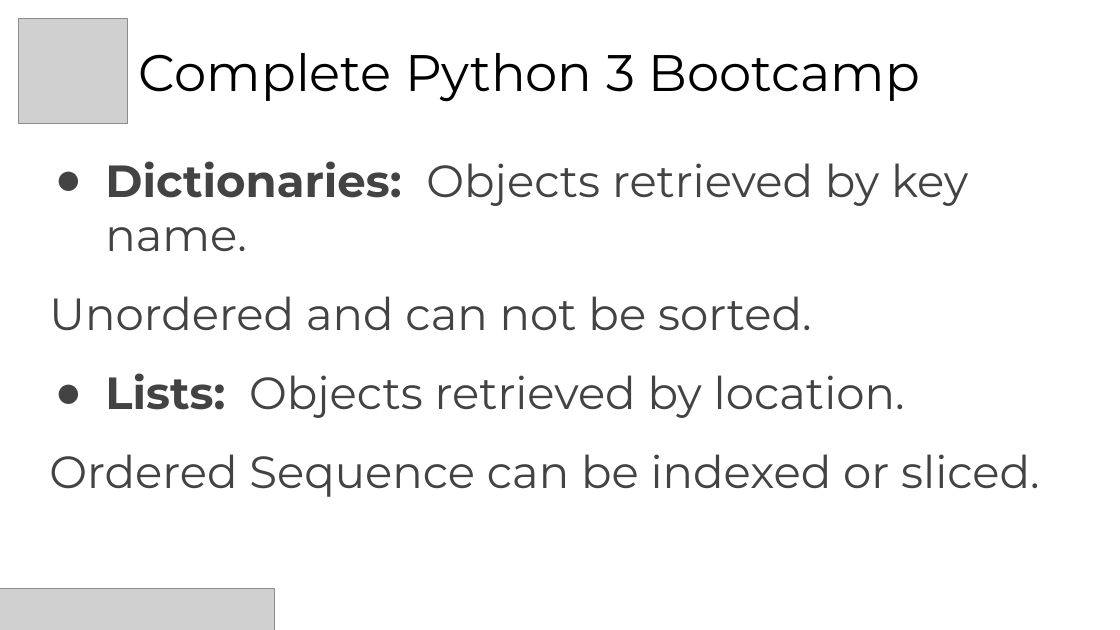
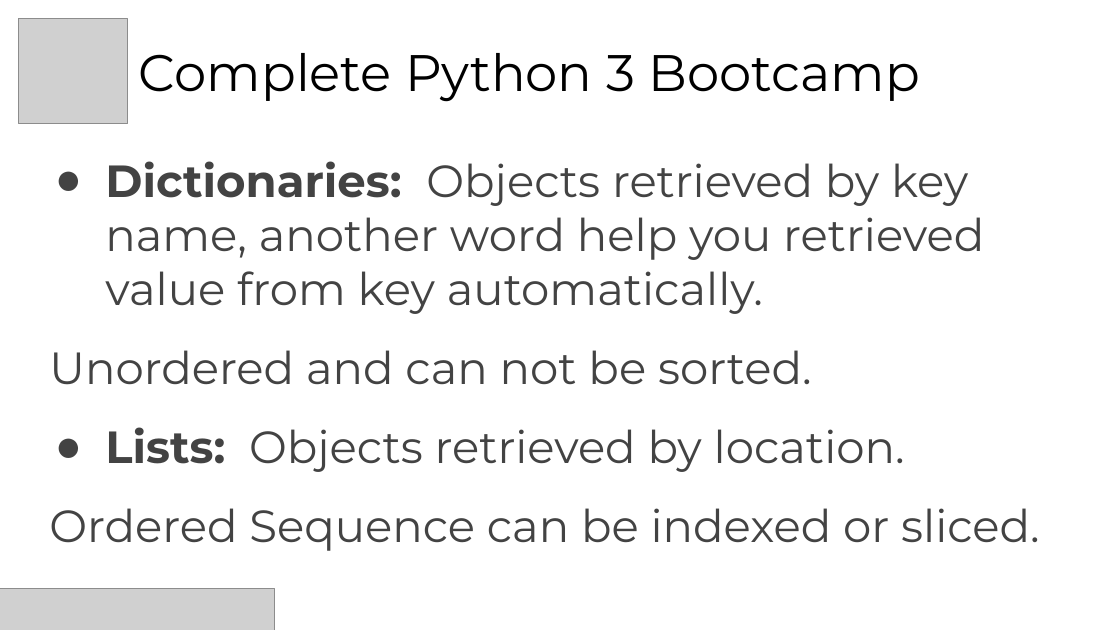
Before and after one commit to hpngithub/PythonBCProject, a slide deck: slide 4 of PythonBootCamp/SlideShow/Section03-PythonObjectandDataStructureBasics/23. DictionariesInPython.pptx. Drawn at 1120x630 pixels with LibreOffice and Linux fonts; fonts in the diff are those of the drawing; grey boxes stand for pictures. Boxes give left, top, right and bottom in pixels: in the first picture for what was removed or moved away, otherwise in the second. Text is boxed around its words. In the diff, an @@ line names an element or a change of style, - is before the commit and + after.

```diff
--- a/PythonBootCamp/SlideShow/Section03-PythonObjectandDataStructureBasics/23. DictionariesInPython.pptx
+++ b/PythonBootCamp/SlideShow/Section03-PythonObjectandDataStructureBasics/23. DictionariesInPython.pptx
@@ text at (105,161,984,314): text changed @@
-● Dictionaries: Objects retrieved by key name.
+● Dictionaries: Objects retrieved by key name, another word help you retrieved value from key automatically.
```
Also in this commit, not shown: 4 other files.
